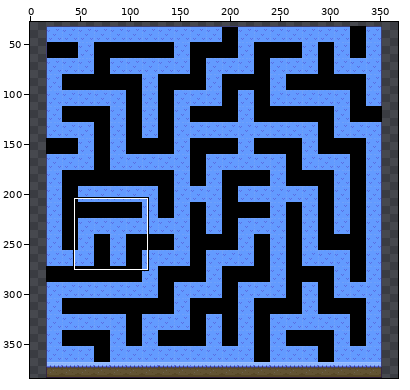
Edited in one commit: sprite sheet (assets/images/maps/maze.png). The picture above shows the old version from afar; the outline marks the close-up.
Close-up. The starting point:
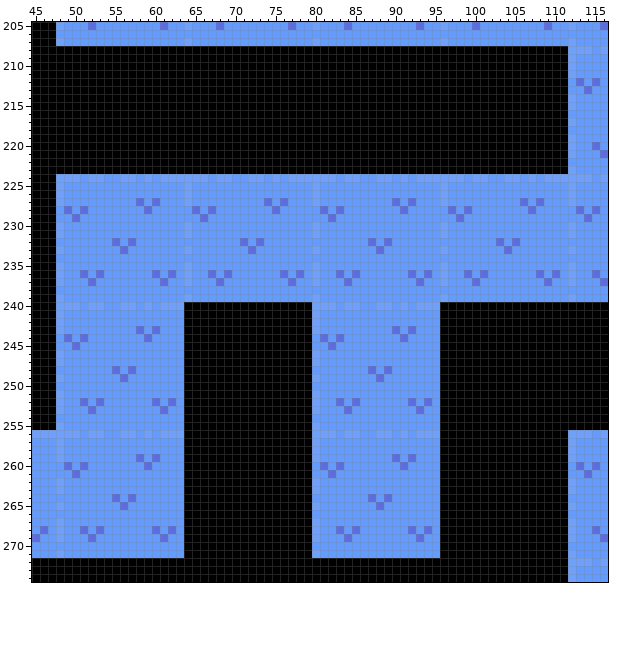
The file is 368x384 pixels. Shown: x 45..116, y 205..274. The wide view leaves out empty margins. The commit also changed other parts of the picture, which this record leaves out.
The result:
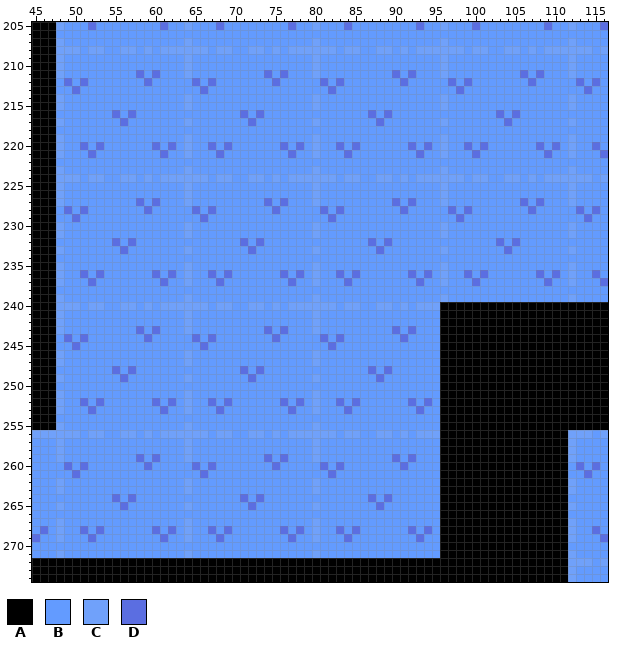
Palette (. is transparent): A #000000  B #639bff  C #70a1fa  D #5b6ee1
The edit:
y 208: x 48..111 AAAAAAAAAAAAAAAAAAAAAAAAAAAAAAAAAAAAAAAAAAAAAAAAAAAAAAAAAAAAAAAA -> CCCBCCBBCCBCBCCCCCCBCCBBCCBCBCCCCCCBCCBBCCBCBCCCCCCBCCBBCCBCBCCC
y 209..210: x 48..111 AAAAAAAAAAAAAAAAAAAAAAAAAAAAAAAAAAAAAAAAAAAAAAAAAAAAAAAAAAAAAAAA -> CBBBBBBBBBBBBBBBCBBBBBBBBBBBBBBBCBBBBBBBBBBBBBBBCBBBBBBBBBBBBBBB
y 211: x 48..111 AAAAAAAAAAAAAAAAAAAAAAAAAAAAAAAAAAAAAAAAAAAAAAAAAAAAAAAAAAAAAAAA -> CBBBBBBBBBDBDBBBCBBBBBBBBBDBDBBBCBBBBBBBBBDBDBBBCBBBBBBBBBDBDBBB
y 212: x 48..111 AAAAAAAAAAAAAAAAAAAAAAAAAAAAAAAAAAAAAAAAAAAAAAAAAAAAAAAAAAAAAAAA -> BDBDBBBBBBBDBBBBBDBDBBBBBBBDBBBBBDBDBBBBBBBDBBBBBDBDBBBBBBBDBBBB
y 213: x 48..111 AAAAAAAAAAAAAAAAAAAAAAAAAAAAAAAAAAAAAAAAAAAAAAAAAAAAAAAAAAAAAAAA -> BBDBBBBBBBBBBBBBBBDBBBBBBBBBBBBBBBDBBBBBBBBBBBBBBBDBBBBBBBBBBBBB
y 214..215: x 48..111 AAAAAAAAAAAAAAAAAAAAAAAAAAAAAAAAAAAAAAAAAAAAAAAAAAAAAAAAAAAAAAAA -> CBBBBBBBBBBBBBBBCBBBBBBBBBBBBBBBCBBBBBBBBBBBBBBBCBBBBBBBBBBBBBBB
y 216: x 48..111 AAAAAAAAAAAAAAAAAAAAAAAAAAAAAAAAAAAAAAAAAAAAAAAAAAAAAAAAAAAAAAAA -> BBBBBBBDBDBBBBBBBBBBBBBDBDBBBBBBBBBBBBBDBDBBBBBBBBBBBBBDBDBBBBBB
y 217: x 48..111 AAAAAAAAAAAAAAAAAAAAAAAAAAAAAAAAAAAAAAAAAAAAAAAAAAAAAAAAAAAAAAAA -> CBBBBBBBDBBBBBBBCBBBBBBBDBBBBBBBCBBBBBBBDBBBBBBBCBBBBBBBDBBBBBBB
y 218: x 48..111 AAAAAAAAAAAAAAAAAAAAAAAAAAAAAAAAAAAAAAAAAAAAAAAAAAAAAAAAAAAAAAAA -> BBBBBBBBBBBBBBBBBBBBBBBBBBBBBBBBBBBBBBBBBBBBBBBBBBBBBBBBBBBBBBBB
y 219: x 48..111 AAAAAAAAAAAAAAAAAAAAAAAAAAAAAAAAAAAAAAAAAAAAAAAAAAAAAAAAAAAAAAAA -> CBBBBBBBBBBBBBBBCBBBBBBBBBBBBBBBCBBBBBBBBBBBBBBBCBBBBBBBBBBBBBBB
y 220: x 48..111 AAAAAAAAAAAAAAAAAAAAAAAAAAAAAAAAAAAAAAAAAAAAAAAAAAAAAAAAAAAAAAAA -> CBBDBDBBBBBBDBDBCBBDBDBBBBBBDBDBCBBDBDBBBBBBDBDBCBBDBDBBBBBBDBDB
y 221: x 48..111 AAAAAAAAAAAAAAAAAAAAAAAAAAAAAAAAAAAAAAAAAAAAAAAAAAAAAAAAAAAAAAAA -> CBBBDBBBBBBBBDBBCBBBDBBBBBBBBDBBCBBBDBBBBBBBBDBBCBBBDBBBBBBBBDBB
y 222: x 48..111 AAAAAAAAAAAAAAAAAAAAAAAAAAAAAAAAAAAAAAAAAAAAAAAAAAAAAAAAAAAAAAAA -> BBBBBBBBBBBBBBBBBBBBBBBBBBBBBBBBBBBBBBBBBBBBBBBBBBBBBBBBBBBBBBBB
y 223: x 48..111 AAAAAAAAAAAAAAAAAAAAAAAAAAAAAAAAAAAAAAAAAAAAAAAAAAAAAAAAAAAAAAAA -> CBBBBBBBBBBBBBBBCBBBBBBBBBBBBBBBCBBBBBBBBBBBBBBBCBBBBBBBBBBBBBBB
y 240: x 64..79 AAAAAAAAAAAAAAAA -> CCCBCCBBCCBCBCCC
y 241..242: x 64..79 AAAAAAAAAAAAAAAA -> CBBBBBBBBBBBBBBB
y 243: x 64..79 AAAAAAAAAAAAAAAA -> CBBBBBBBBBDBDBBB
y 244: x 64..79 AAAAAAAAAAAAAAAA -> BDBDBBBBBBBDBBBB
y 245: x 64..79 AAAAAAAAAAAAAAAA -> BBDBBBBBBBBBBBBB
y 246..247: x 64..79 AAAAAAAAAAAAAAAA -> CBBBBBBBBBBBBBBB
y 248: x 64..79 AAAAAAAAAAAAAAAA -> BBBBBBBDBDBBBBBB
y 249: x 64..79 AAAAAAAAAAAAAAAA -> CBBBBBBBDBBBBBBB
y 250: x 64..79 AAAAAAAAAAAAAAAA -> BBBBBBBBBBBBBBBB
y 251: x 64..79 AAAAAAAAAAAAAAAA -> CBBBBBBBBBBBBBBB
y 252: x 64..79 AAAAAAAAAAAAAAAA -> CBBDBDBBBBBBDBDB
y 253: x 64..79 AAAAAAAAAAAAAAAA -> CBBBDBBBBBBBBDBB
y 254: x 64..79 AAAAAAAAAAAAAAAA -> BBBBBBBBBBBBBBBB
y 255: x 64..79 AAAAAAAAAAAAAAAA -> CBBBBBBBBBBBBBBB
y 256: x 64..79 AAAAAAAAAAAAAAAA -> CCCBCCBBCCBCBCCC
y 257..258: x 64..79 AAAAAAAAAAAAAAAA -> CBBBBBBBBBBBBBBB
y 259: x 64..79 AAAAAAAAAAAAAAAA -> CBBBBBBBBBDBDBBB
y 260: x 64..79 AAAAAAAAAAAAAAAA -> BDBDBBBBBBBDBBBB
y 261: x 64..79 AAAAAAAAAAAAAAAA -> BBDBBBBBBBBBBBBB
y 262..263: x 64..79 AAAAAAAAAAAAAAAA -> CBBBBBBBBBBBBBBB
y 264: x 64..79 AAAAAAAAAAAAAAAA -> BBBBBBBDBDBBBBBB
y 265: x 64..79 AAAAAAAAAAAAAAAA -> CBBBBBBBDBBBBBBB
y 266: x 64..79 AAAAAAAAAAAAAAAA -> BBBBBBBBBBBBBBBB
y 267: x 64..79 AAAAAAAAAAAAAAAA -> CBBBBBBBBBBBBBBB
y 268: x 64..79 AAAAAAAAAAAAAAAA -> CBBDBDBBBBBBDBDB
y 269: x 64..79 AAAAAAAAAAAAAAAA -> CBBBDBBBBBBBBDBB
y 270: x 64..79 AAAAAAAAAAAAAAAA -> BBBBBBBBBBBBBBBB
y 271: x 64..79 AAAAAAAAAAAAAAAA -> CBBBBBBBBBBBBBBB
Boxes around the changes in both close-ups, in picture pixels (x1, y1, x2, y2):
changed: (56, 46, 568, 174)
changed: (184, 302, 312, 558)
